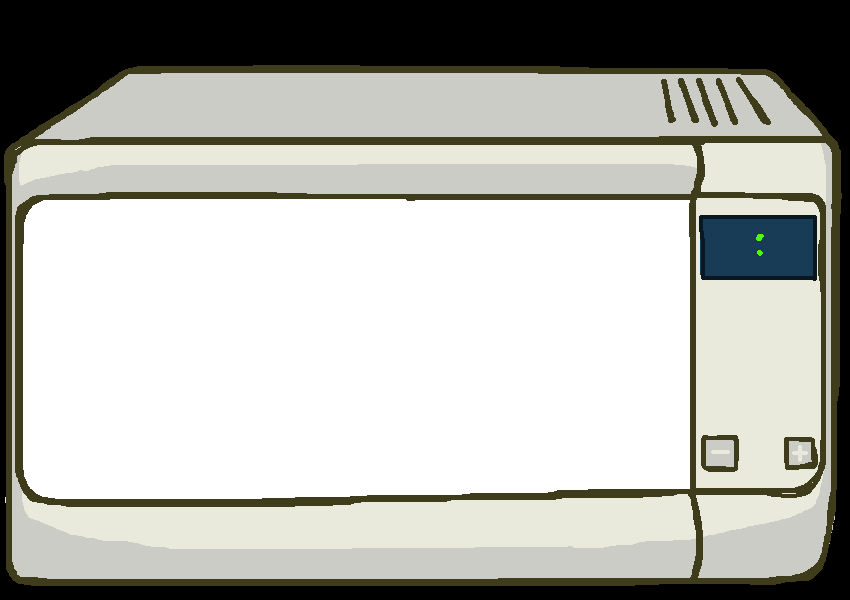
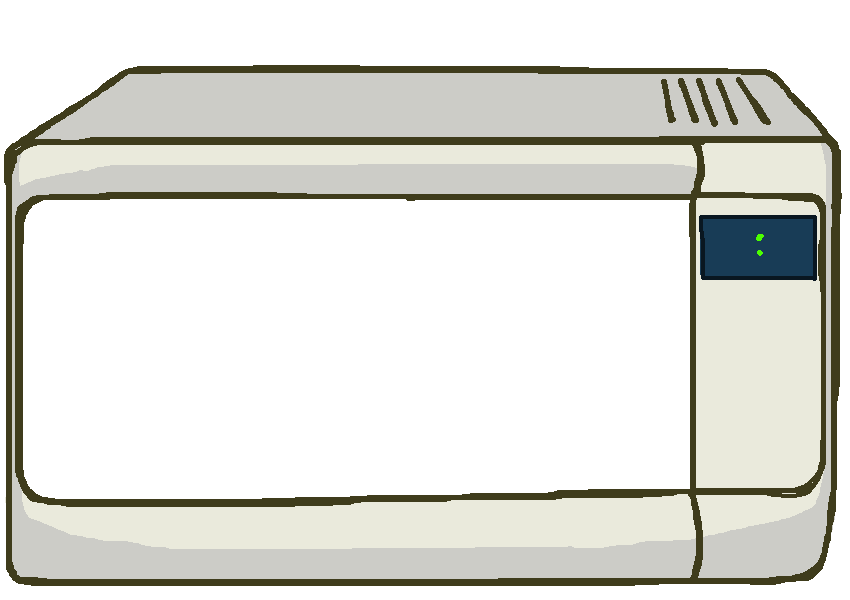
Before/after of a 850 × 600 layered artwork. What changed in the layer stack:
painted on "outline2" over [701, 435, 818, 472]
painted on "outline1" over [701, 435, 816, 471]
painted on "outline0" over [702, 436, 818, 471]
painted on "buttons_background" over [703, 439, 816, 470]
